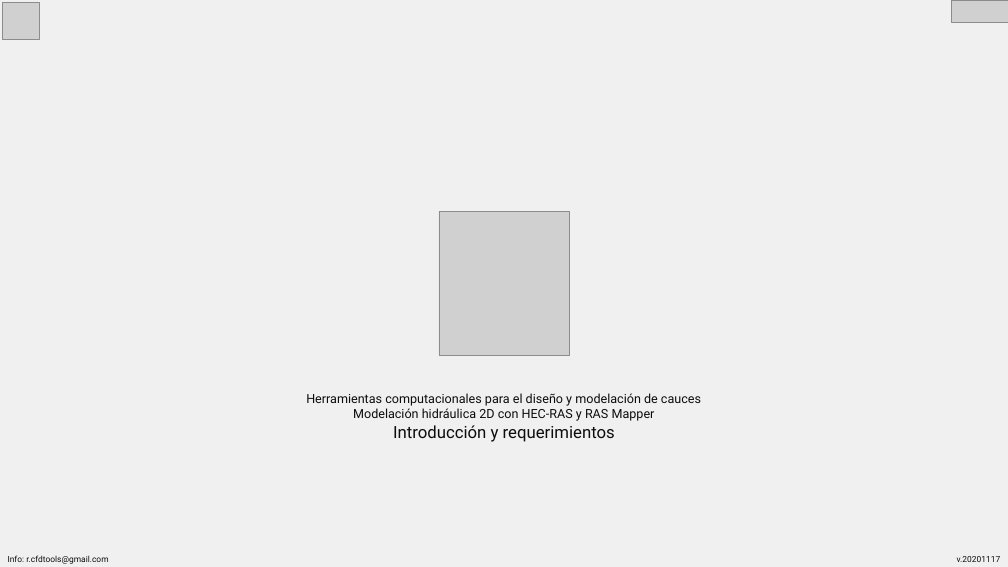
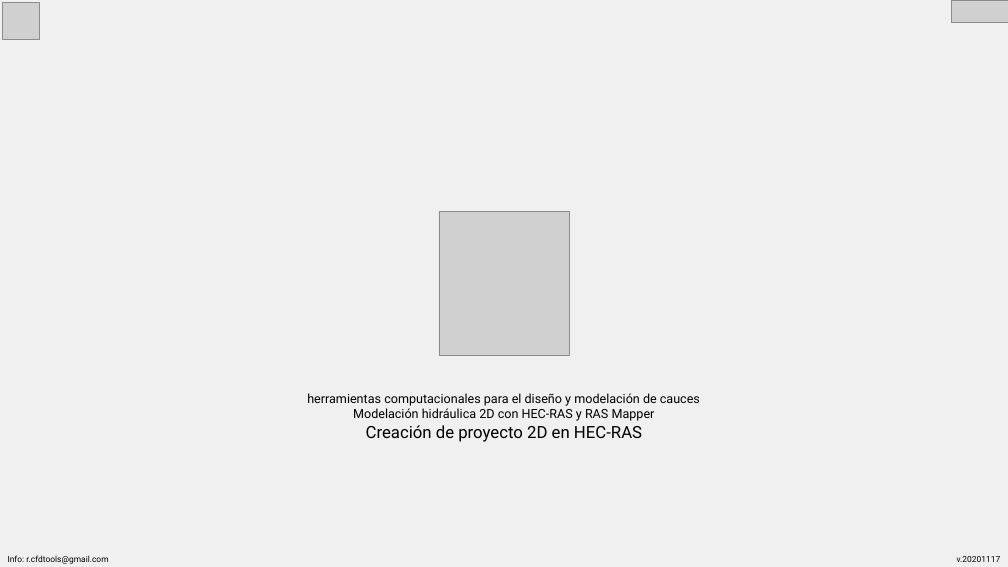
Before and after one commit to rcfdtools/R.HCMC, a slide deck: slide 1 of activity/M04A01/M04A01.pptx. Drawn at 1008x567 pixels with LibreOffice and Linux fonts; fonts in the diff are those of the drawing; grey boxes stand for pictures. Boxes give left, top, right and bottom in pixels: in the first picture for what was removed or moved away, otherwise in the second. Text is boxed around its words. In the diff, an @@ line names an element or a change of style, - is before the commit and + after.

```diff
--- a/activity/M04A01/M04A01.pptx
+++ b/activity/M04A01/M04A01.pptx
@@ text at (x1=307, y1=393, x2=700, y2=406): text changed; text colour #0D0D0D to #000000 @@
-Herramientas computacionales para el diseño y modelación de cauces
+herramientas computacionales para el diseño y modelación de cauces
@@ text at (x1=366, y1=425, x2=642, y2=442): text changed; text colour #0D0D0D to #000000 @@
-Introducción y requerimientos
+Creación de proyecto 2D en HEC-RAS
```
Also in this commit, not shown: 1 other slide changed, 26 slides added, 10 slides removed, 16 other files.
